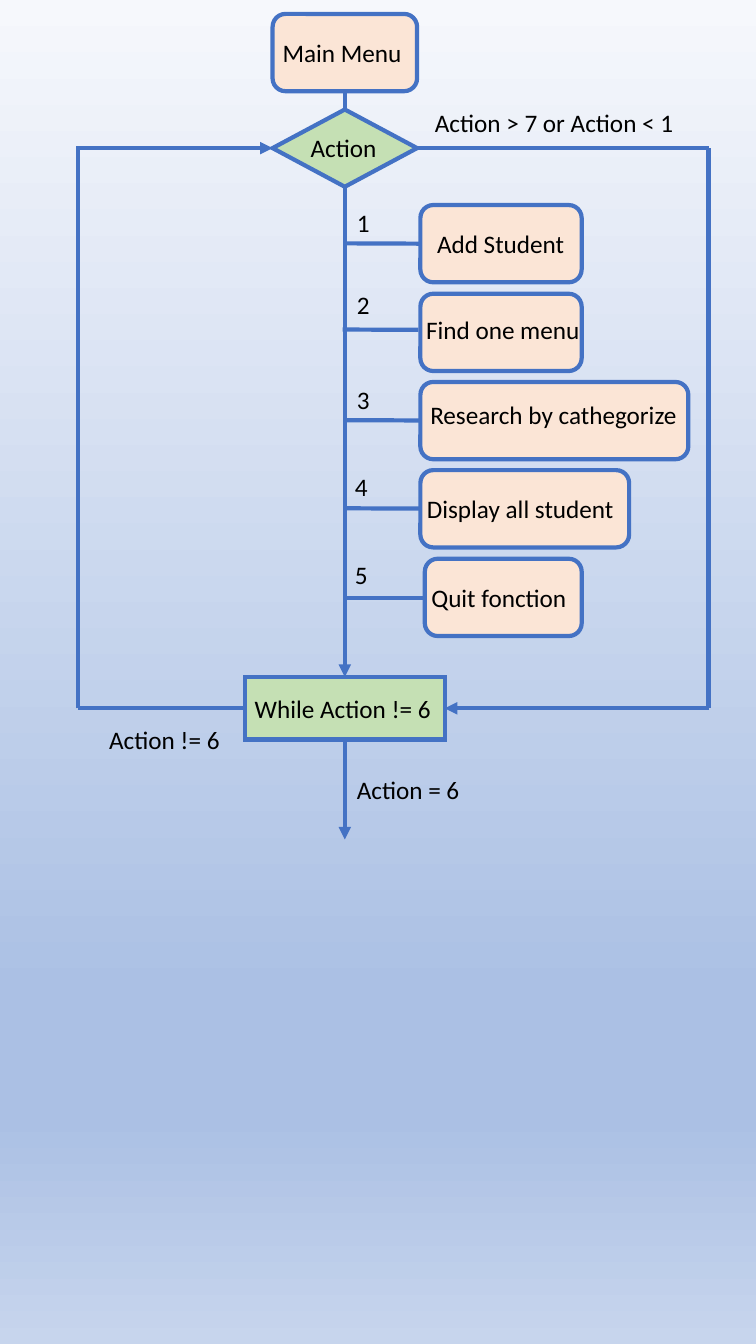
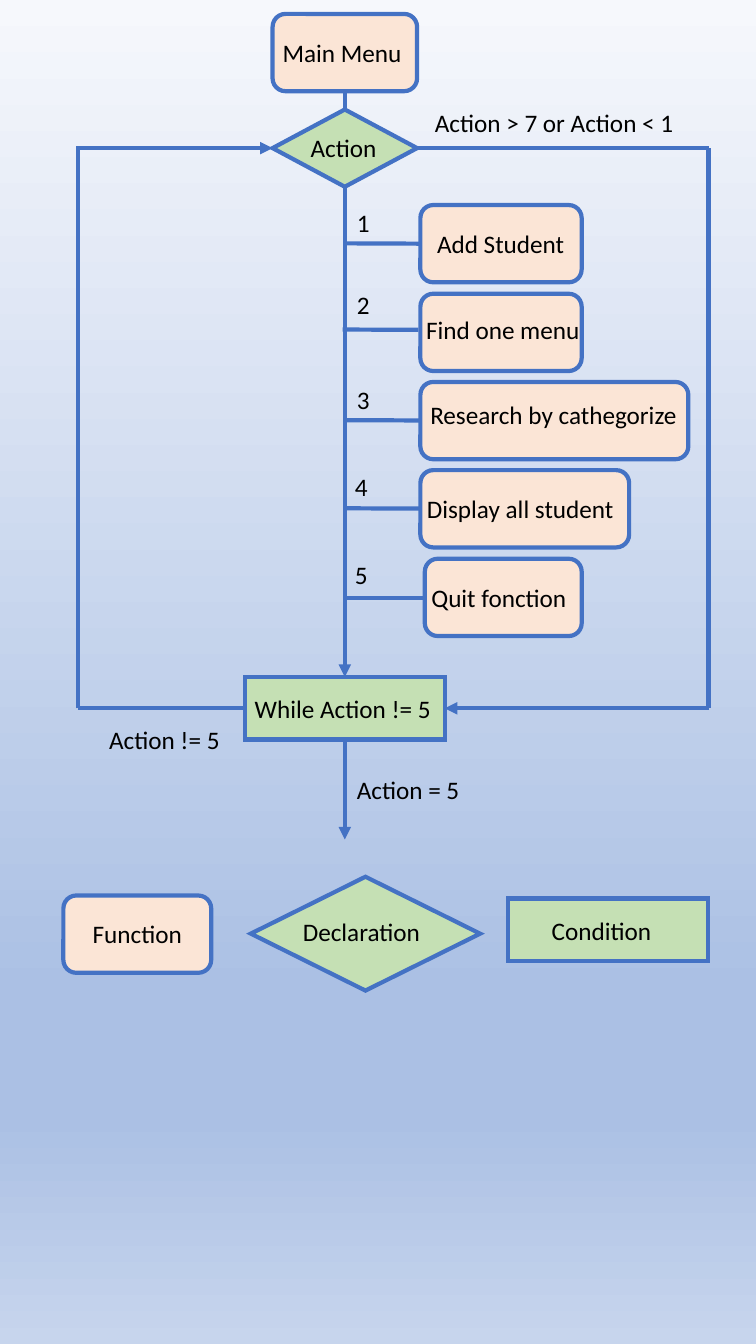
Before and after one commit to I3at57/SnapchUTT, a slide deck: slide 1 of Logigramme.pptx. Drawn at 756x1344 pixels with LibreOffice and Linux fonts; fonts in the diff are those of the drawing. Boxes give left, top, right and bottom in pixels: in the first picture for what was removed or moved away, otherwise in the second. Text is boxed around its words. In the diff, an @@ line names an element or a change of style, - is before the commit and + after.

```diff
--- a/Logigramme.pptx
+++ b/Logigramme.pptx
@@ text at bbox=[255, 700, 431, 718]: text changed @@
-While Action != 6
+While Action != 5
@@ text at bbox=[109, 731, 220, 749]: text changed @@
-Action != 6
+Action != 5
@@ text at bbox=[357, 781, 459, 799]: text changed @@
-Action = 6
+Action = 5
@@ rounded rectangle added at bbox=[64, 895, 212, 973], fill #FBE5D6, outline #4472C4 3 pt @@
@@ diamond added at bbox=[251, 877, 480, 991], fill #C5E0B4, outline #4472C4 3 pt @@
@@ rectangle added at bbox=[508, 898, 708, 961], fill #C5E0B4, outline #4472C4 3 pt @@
@@ text added at bbox=[93, 925, 182, 944], 18 pt, text #000000 @@
+Function
@@ text added at bbox=[303, 923, 420, 941], 18 pt, text #000000 @@
+Declaration
@@ text added at bbox=[552, 922, 651, 940], 18 pt, text #000000 @@
+Condition
```
Also in this commit, not shown: 3 slides added, 1 other file.
